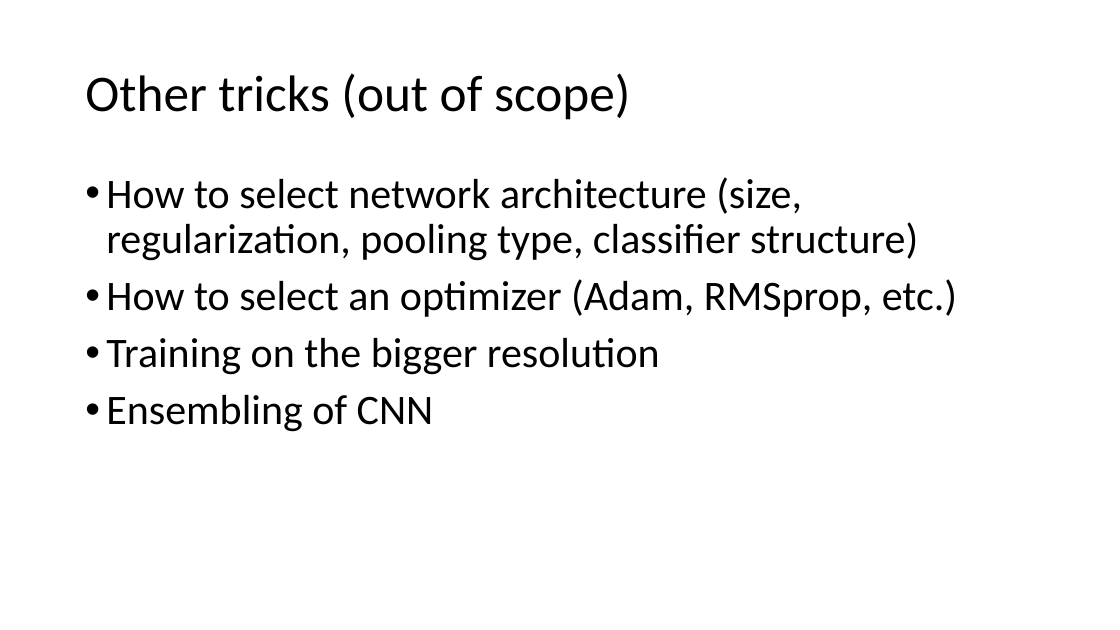
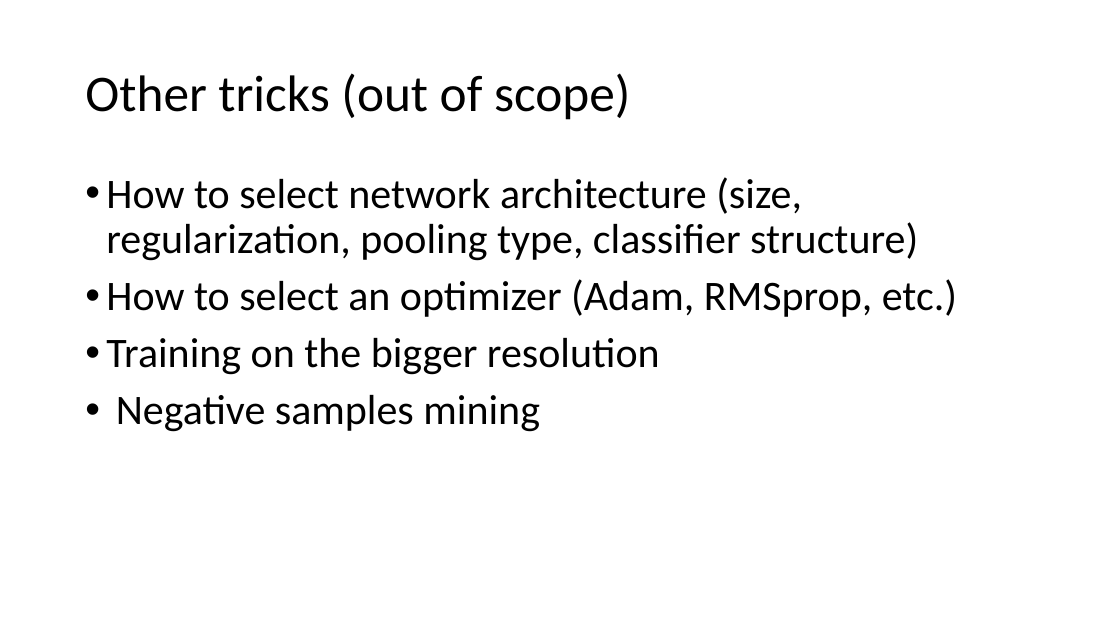
Before and after one commit to hokmund/cnn-tips-and-tricks, a slide deck: slide 36 of cnn-tips-and-tricks.pptx (slide 34 before the commit). Drawn at 1120x630 pixels with LibreOffice and Linux fonts; fonts in the diff are those of the drawing. Boxes give left, top, right and bottom in pixels: in the first picture for what was removed or moved away, otherwise in the second. Text is boxed around its words. In the diff, an @@ line names an element or a change of style, - is before the commit and + after.

```diff
--- a/cnn-tips-and-tricks.pptx
+++ b/cnn-tips-and-tricks.pptx
@@ text at <box>116,395,540,432</box>: text changed @@
-• Ensembling of CNN
+• Negative samples mining
```
Also in this commit, not shown: 1 other slide changed, 2 slides added.
